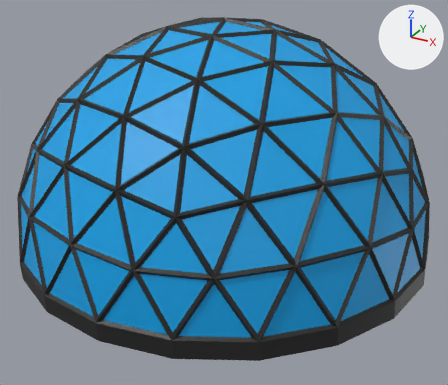
What one commit did to the FBX model Assets/3D/DomeV2.fbx.
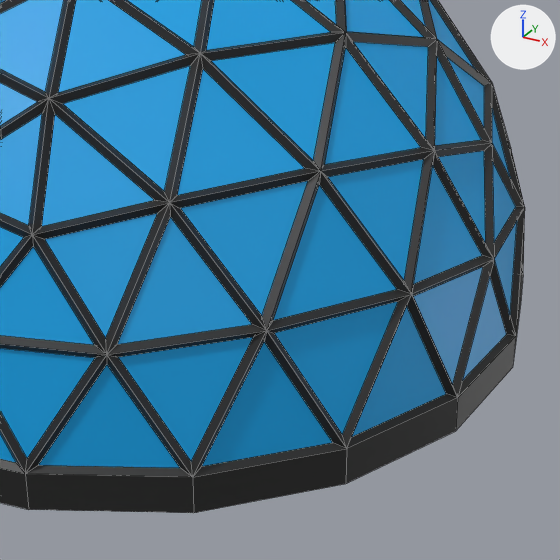
Each version appears first whole from a 50 mm camera at (1.685, -3.06, 1.723) aimed at (0.08, -0.142, 0.264), and next in a close-up on the part from 35% to 100% of the width and 25% to 100% of the height. The axes (+X, +Y, +Z) are drawn at upper right. The lights are the same throughout. The close-ups show mesh edges as thin lines. Where no turn or scale is listed for an object, it has been applied to the vertices.
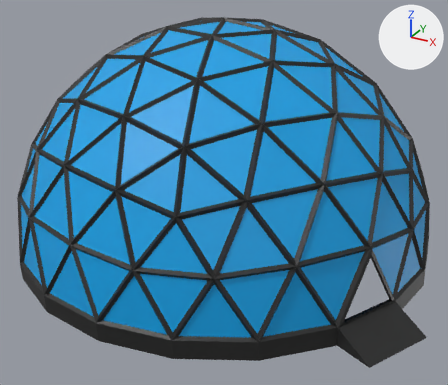
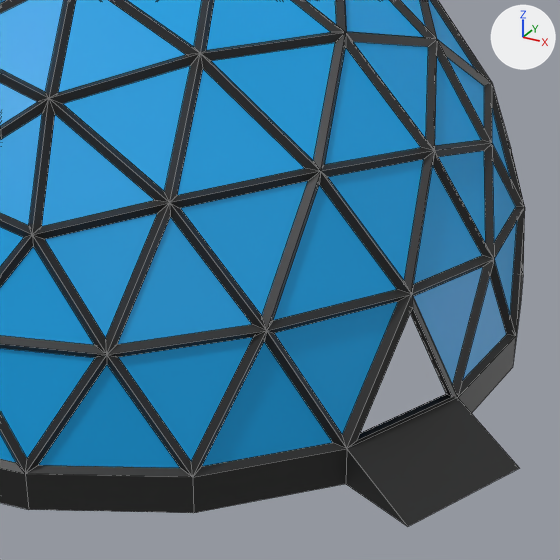
Commit message: Dome Door Added

Location of each change, [x1, y1, x2, y2] in pixels of the close-ups (560 x 560 px):
'Grid', reshaped
    before: [0, 0, 525, 513]
    after: [0, 0, 525, 526]
part 1 of me_icosphere_002, built on
    before: [346, 294, 458, 483]
    after: [346, 294, 519, 526]

The change, as a list of edits to the scene's bpy script:
```text
Change me_icosphere_002:
    used by ob_grid; location = (0.0, 0.0, 0.0)
    remove me_icosphere_002.from_pydata(...)  # 793 vertices, 1161 faces; spans x -1.23..1.24, y -1.23..1.23, z -0.1..1.24
    add me_icosphere_002.from_pydata(...)  # 798 vertices, 1166 faces; spans x -1.23..1.36, y -1.23..1.23, z -0.1..1.24
    me_icosphere_002 part 1
    5 faces are deleted
    5 vertices are added at (1.02, -0.7, 0.02), (1.17, -0.41, 0.02), (1.07, -0.53, 0.31), (1.18, -0.82, -0.09), (1.36, -0.47, -0.09)
    10 new faces join them, mat_material_001 (black #222222)
```
